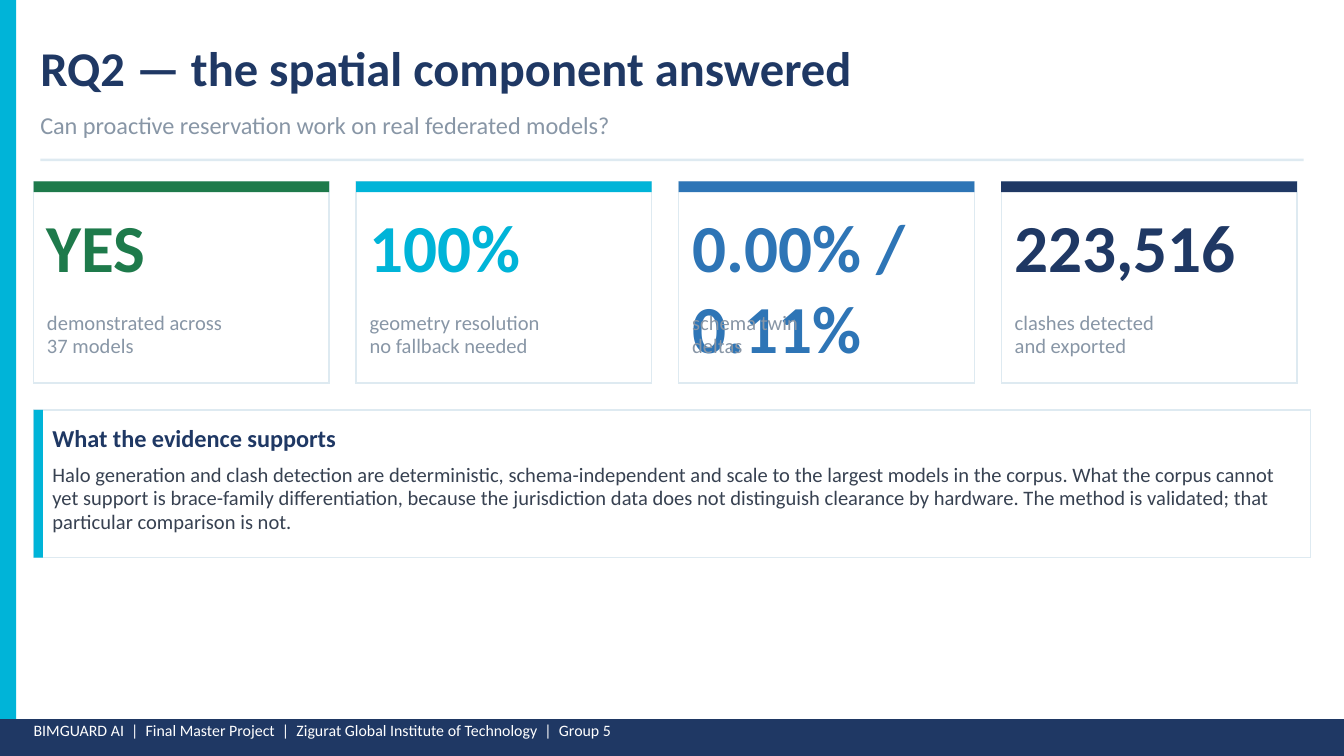
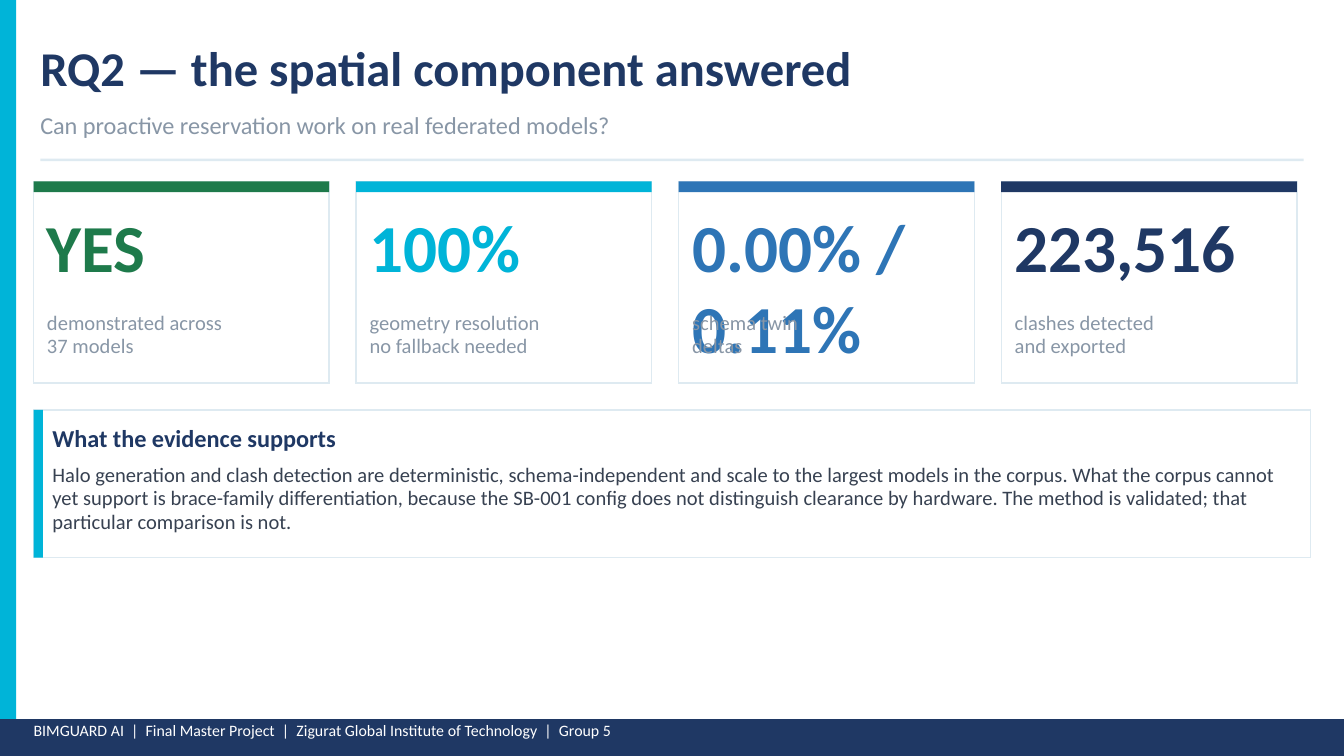
Before and after one commit to maicen/bim-guard, a slide deck: slide 22 of docs/Presentation-2026-May/BIMGUARD_FMP_B_Blue_Halo.pptx. Drawn at 1344x756 pixels with LibreOffice and Linux fonts; fonts in the diff are those of the drawing. Boxes give left, top, right and bottom in pixels: in the first picture for what was removed or moved away, otherwise in the second. Text is boxed around its words. In the diff, an @@ line names an element or a change of style, - is before the commit and + after.

```diff
--- a/docs/Presentation-2026-May/BIMGUARD_FMP_B_Blue_Halo.pptx
+++ b/docs/Presentation-2026-May/BIMGUARD_FMP_B_Blue_Halo.pptx
@@ text at <box>52,467,1274,533</box>: text changed @@
-Halo generation and clash detection are deterministic, schema-independent and scale to the largest models in the corpus. What the corpus cannot yet support is brace-family differentiation, because the jurisdiction data does not distinguish clearance by hardware. The method is validated; that particular comparison is not.
+Halo generation and clash detection are deterministic, schema-independent and scale to the largest models in the corpus. What the corpus cannot yet support is brace-family differentiation, because the SB-001 config does not distinguish clearance by hardware. The method is validated; that particular comparison is not.
```
Also in this commit, not shown: 8 other slides changed, 1 slide added, 1 slide removed, 3 other files.
